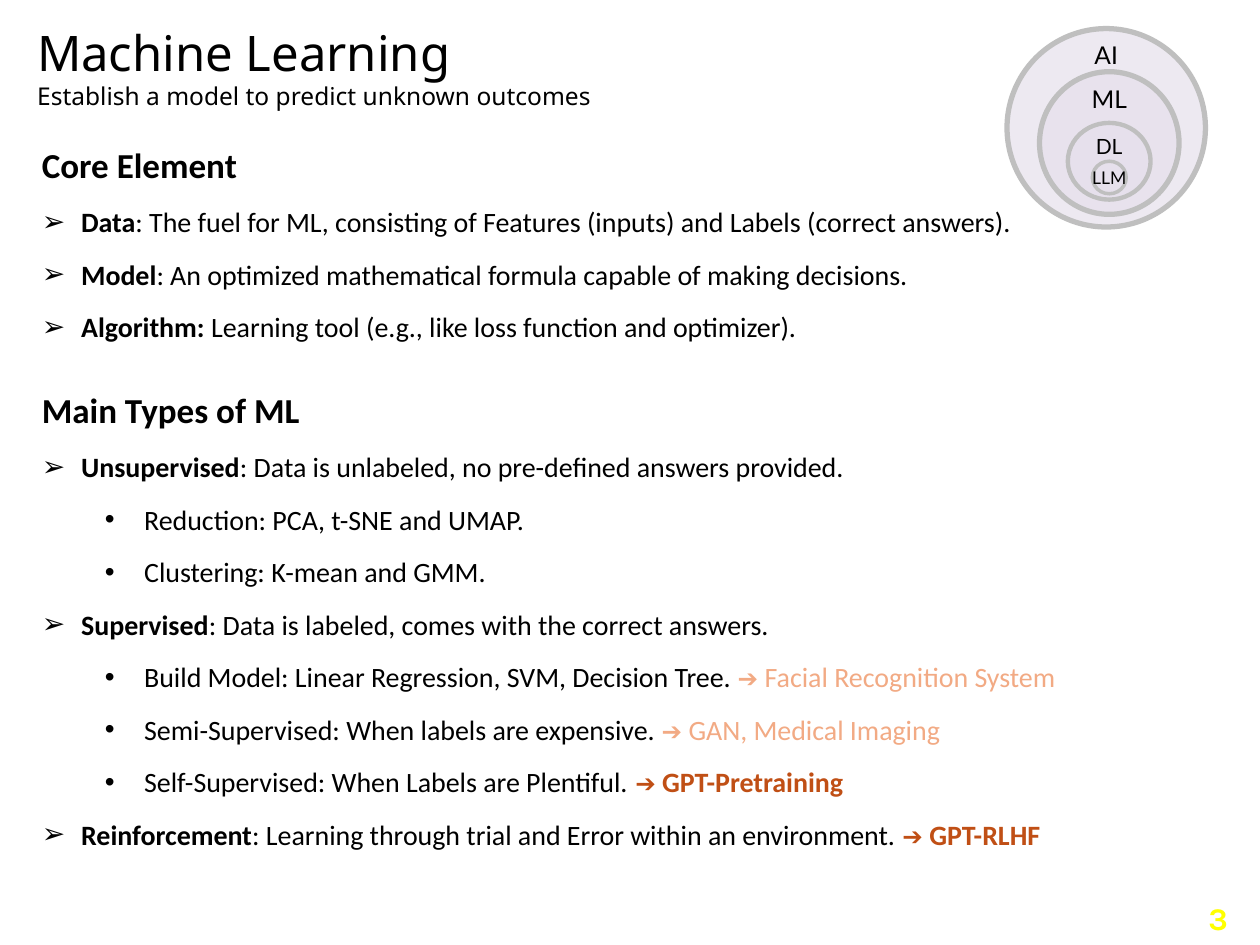
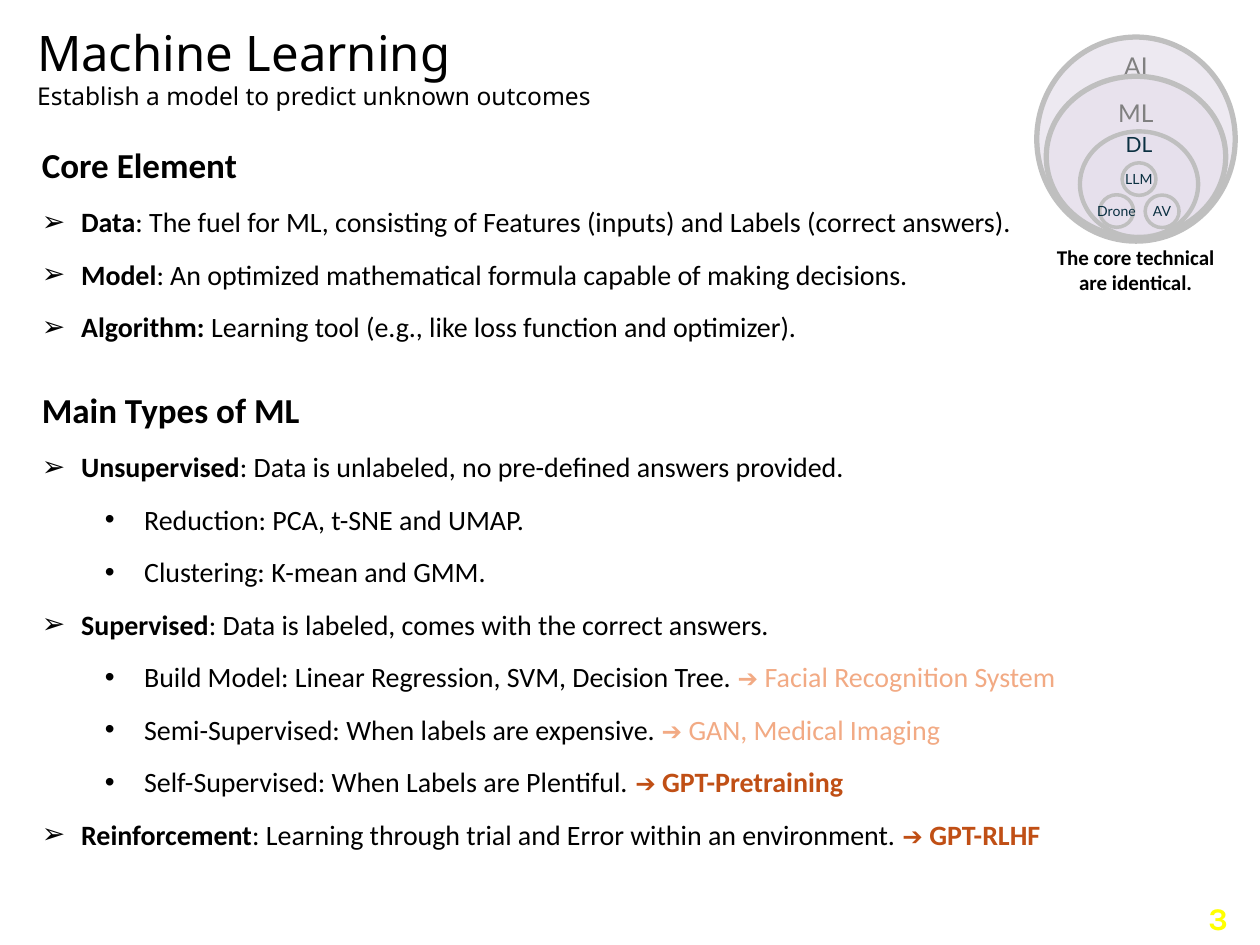
Before and after one commit to navibator/crazy-ai, a slide deck: slide 4 of gemma-v4.pptx. Drawn at 1260x945 pixels with LibreOffice and Linux fonts; fonts in the diff are those of the drawing; background and template pictures are left out. Boxes give left, top, right and bottom in pixels: in the first picture for what was removed or moved away, otherwise in the second. Text is boxed around its words. In the diff, an @@ line names an element or a change of style, - is before the commit and + after.

```diff
--- a/gemma-v4.pptx
+++ b/gemma-v4.pptx
@@ ellipse "AI": place and size @@
-ellipse "AI" at box(1007, 29, 1205, 227)
+ellipse "AI" at box(1037, 37, 1235, 241)
@@ ellipse "AI" at box(1037, 37, 1235, 241): text colour #000000 to #808080 @@
@@ ellipse "ML" at box(1046, 77, 1225, 238): text colour #000000 to #808080 @@
@@ ellipse "ML": place and size @@
-ellipse "ML" at box(1040, 72, 1179, 214)
+ellipse "ML" at box(1046, 77, 1225, 238)
@@ ellipse "DL": place and size @@
-ellipse "DL" at box(1068, 123, 1152, 200)
+ellipse "DL" at box(1080, 131, 1198, 237)
@@ ellipse "DL" at box(1080, 131, 1198, 237): text colour #000000 to #0B3041 @@
@@ ellipse "LLM": place and size @@
-ellipse "LLM" at box(1092, 161, 1126, 194)
+ellipse "LLM" at box(1123, 163, 1157, 195)
@@ ellipse "LLM" at box(1123, 163, 1157, 195): size 10 to 8 pt, text colour #000000 to #0B3041 @@
@@ ellipse added at box(1100, 195, 1134, 228), fill #E6E0EC at 70% opacity, outline #BFBFBF 2 pt, 8 pt, text #0B3041 @@
+Drone
@@ ellipse added at box(1145, 195, 1179, 228), fill #E6E0EC at 70% opacity, outline #BFBFBF 2 pt, 8 pt, text #0B3041 @@
+AV
@@ text added at box(1057, 250, 1214, 290), 12 pt, text #000000, bold @@
+The core technical
+are identical.
```
Also in this commit, not shown: 2 other slides changed.
